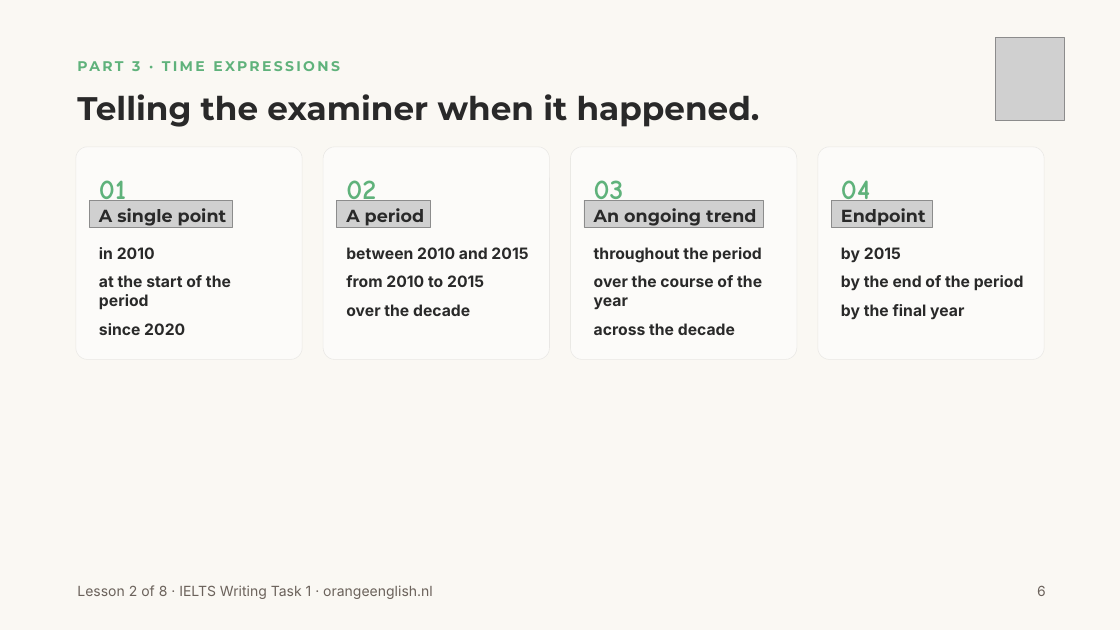
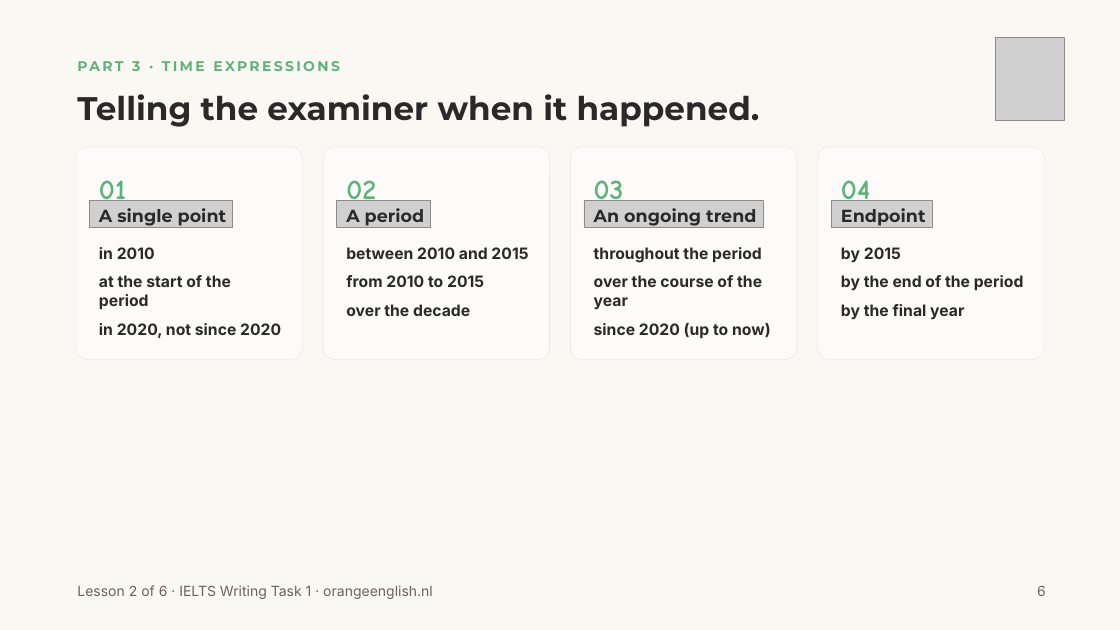
Before and after one commit to orangeenglishielts/linegraphs, a slide deck: slide 6 of Lesson 2/OrangeEnglish_Lesson2_VocabularyForTrends.pptx. Drawn at 1120x630 pixels with LibreOffice and Linux fonts; fonts in the diff are those of the drawing; grey boxes stand for pictures; background and template pictures are left out. Boxes give left, top, right and bottom in pixels: in the first picture for what was removed or moved away, otherwise in the second. Text is boxed around its words. In the diff, an @@ line names an element or a change of style, - is before the commit and + after.

```diff
--- a/Lesson 2/OrangeEnglish_Lesson2_VocabularyForTrends.pptx
+++ b/Lesson 2/OrangeEnglish_Lesson2_VocabularyForTrends.pptx
@@ text at (x1=99, y1=323, x2=281, y2=338): text changed @@
-since 2020
+in 2020, not since 2020
@@ text at (x1=594, y1=323, x2=771, y2=339): text changed @@
-across the decade
+since 2020 (up to now)
@@ text at (x1=77, y1=585, x2=433, y2=599): text changed @@
-Lesson 2 of 8 · IELTS Writing Task 1 · orangeenglish.nl
+Lesson 2 of 6 · IELTS Writing Task 1 · orangeenglish.nl
```
Also in this commit, not shown: 8 other slides changed, 45 other files.
